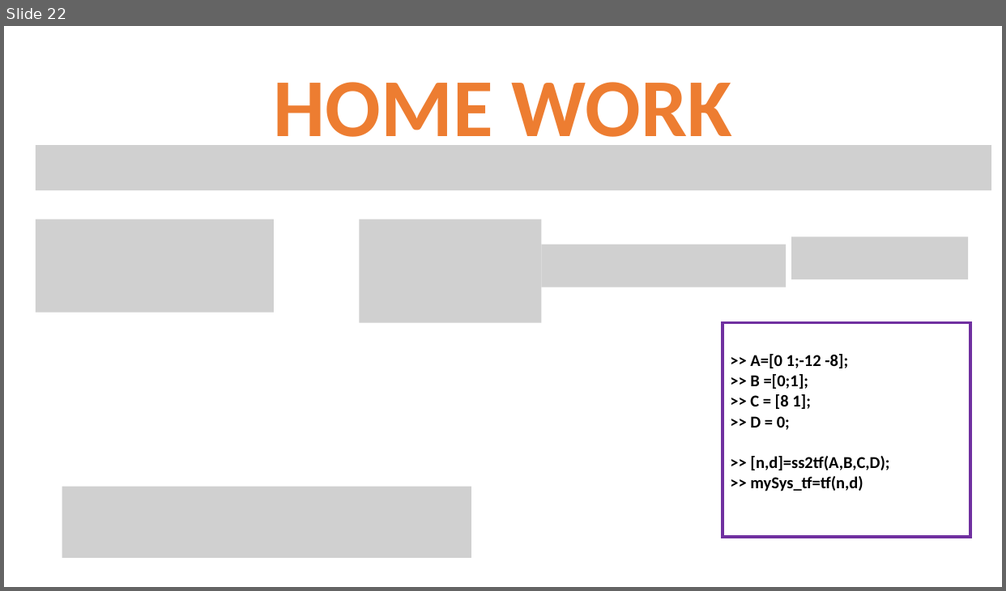
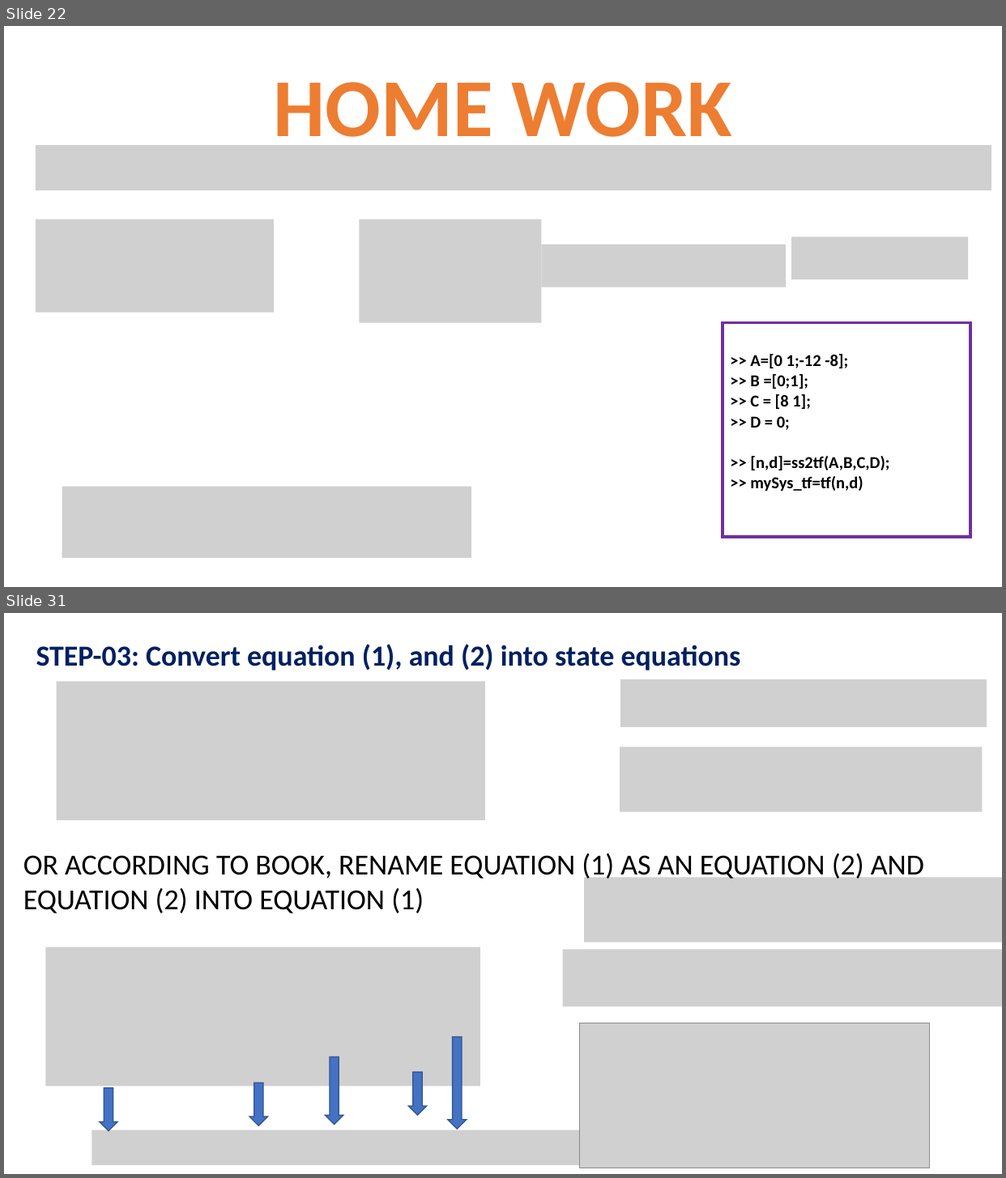
Before and after one commit to niazwazir/LINEAR_CONTROL_SYSTEM, a slide deck: STATE SPACE REPRESENTATION_PART_01.pptx. Shown one above the other, each under a label of ours: slide 22 before the commit, slides 22 and 31 after it; the slides between them are not shown. The pictures are 1006x591 and 1006x1178 pixels, drawn with LibreOffice and Linux fonts; fonts in the diff are those of the drawing; grey boxes stand for pictures. Boxes give left, top, right and bottom in pixels: in the first picture for what was removed or moved away, otherwise in the second. Text is boxed around its words. In the diff, an @@ line names an element or a change of style, - is before the commit and + after.

```diff
--- a/STATE SPACE REPRESENTATION_PART_01.pptx
+++ b/STATE SPACE REPRESENTATION_PART_01.pptx
@@ slide 31 added at (x1=4, y1=613, x2=1002, y2=1174), background #FFFFFF @@
@@ text added at (x1=36, y1=644, x2=741, y2=671), 28 pt, text #002060, bold @@
+STEP-03: Convert equation (1), and (2) into state equations
@@ picture added at (x1=57, y1=681, x2=485, y2=820) @@
@@ picture added at (x1=620, y1=679, x2=987, y2=727) @@
@@ picture added at (x1=620, y1=747, x2=982, y2=812) @@
@@ text added at (x1=23, y1=854, x2=924, y2=914), 28 pt, text #000000 @@
+OR ACCORDING TO BOOK, RENAME EQUATION (1) AS AN EQUATION (2) AND EQUATION (2) INTO EQUATION (1)
@@ picture added at (x1=584, y1=877, x2=1002, y2=943) @@
@@ picture added at (x1=46, y1=948, x2=481, y2=1087) @@
@@ picture added at (x1=562, y1=950, x2=1002, y2=1007) @@
@@ picture added at (x1=580, y1=1023, x2=930, y2=1169) @@
@@ down arrow added at (x1=448, y1=1037, x2=467, y2=1130), fill #4472C4, outline #325491 1 pt @@
@@ down arrow added at (x1=325, y1=1057, x2=344, y2=1124), fill #4472C4, outline #325491 1 pt @@
@@ down arrow added at (x1=408, y1=1072, x2=427, y2=1116), fill #4472C4, outline #325491 1 pt @@
@@ down arrow added at (x1=99, y1=1088, x2=117, y2=1131), fill #4472C4, outline #325491 1 pt @@
@@ down arrow added at (x1=249, y1=1083, x2=268, y2=1127), fill #4472C4, outline #325491 1 pt @@
@@ picture added at (x1=91, y1=1131, x2=693, y2=1165) @@
```
Also in this commit, not shown: 14 other slides added.
